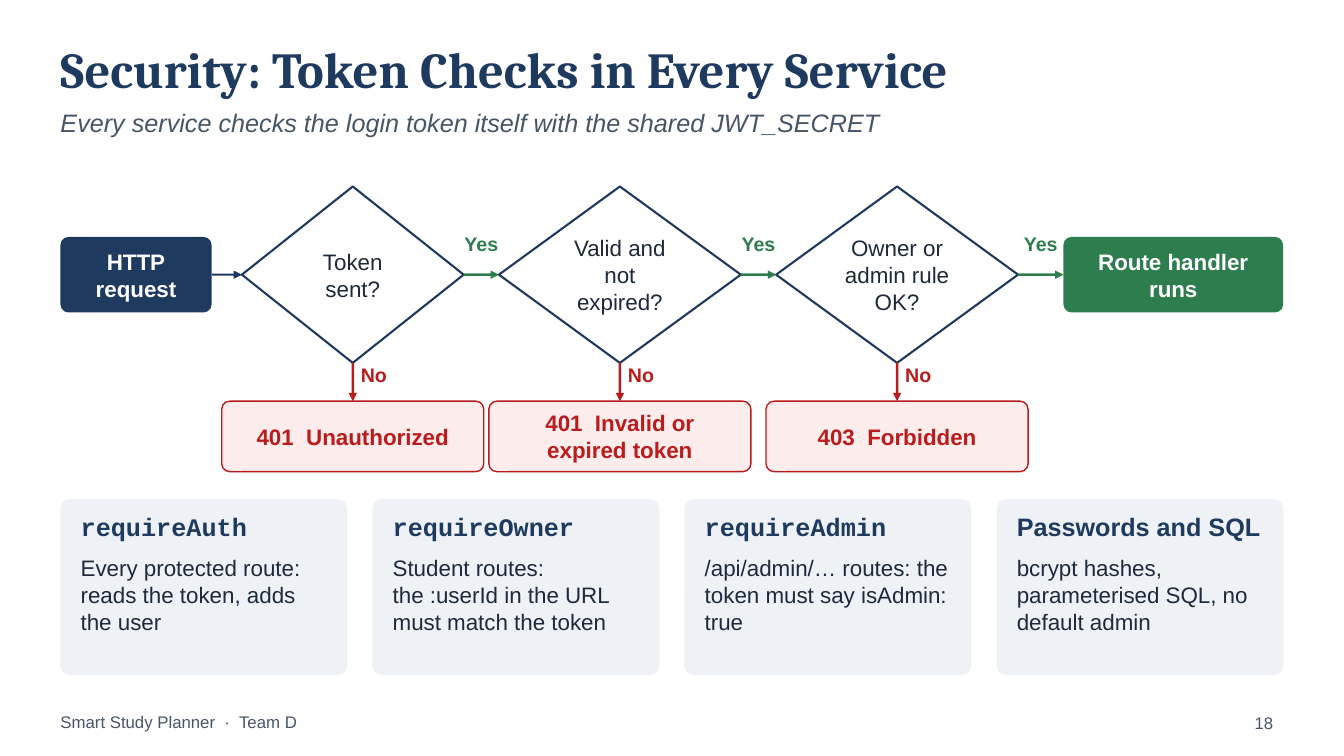
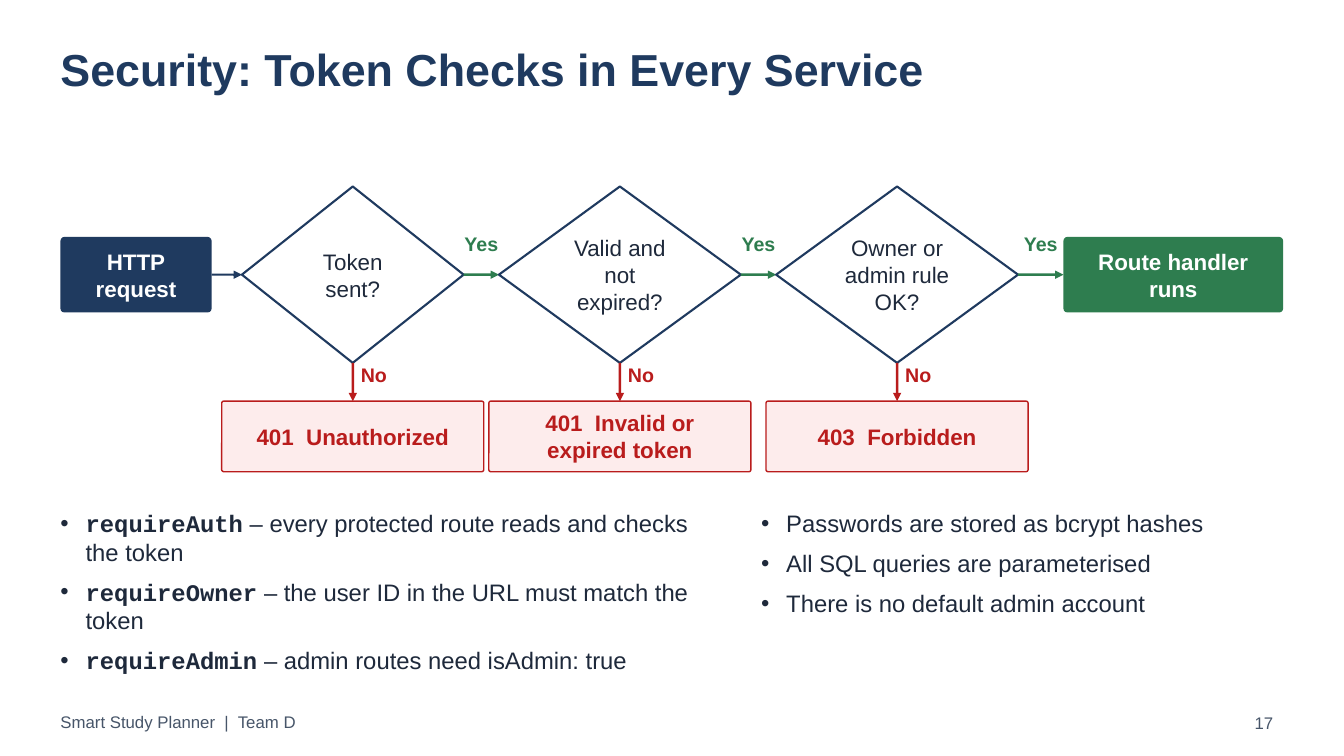
Before and after one commit to Anishpandey00/ssp-web, a slide deck: slide 17 of docs/presentations/SSP_Final_Presentation.pptx (slide 18 before the commit). Drawn at 1344x756 pixels with LibreOffice and Linux fonts; fonts in the diff are those of the drawing. Boxes give left, top, right and bottom in pixels: in the first picture for what was removed or moved away, otherwise in the second. Text is boxed around its words. In the diff, an @@ line names an element or a change of style, - is before the commit and + after.

```diff
--- a/docs/presentations/SSP_Final_Presentation.pptx
+++ b/docs/presentations/SSP_Final_Presentation.pptx
@@ title "Security: Token Checks in Every ..." at bbox=[60, 53, 923, 95]: size 36 to 32 pt, font Cambria to Arial @@
@@ text removed at bbox=[60, 113, 879, 137] @@
-Every service checks the login token itself with the shared JWT_SECRET
@@ proportions changed in 5 elements at bbox=[60, 237, 212, 313], bbox=[222, 401, 484, 472], bbox=[489, 401, 751, 472], bbox=[766, 401, 1028, 472], bbox=[1064, 237, 1284, 313] @@
@@ rounded rectangle removed at bbox=[60, 499, 348, 676] @@
@@ rounded rectangle removed at bbox=[373, 499, 660, 676] @@
@@ rounded rectangle removed at bbox=[685, 499, 972, 676] @@
@@ rounded rectangle removed at bbox=[997, 499, 1285, 676] @@
@@ text removed at bbox=[81, 517, 247, 542] @@
-requireAuth
@@ text added at bbox=[86, 514, 688, 674], 17 pt, text #1E293B @@
+• requireAuth – every protected route reads and checks the token
+• requireOwner – the user ID in the URL must match the token
+• requireAdmin – admin routes need isAdmin: true
@@ text removed at bbox=[393, 517, 574, 542] @@
-requireOwner
@@ text removed at bbox=[705, 517, 886, 542] @@
-requireAdmin
@@ text at bbox=[786, 514, 1203, 613]: text changed; size 16 to 17 pt @@
-bcrypt hashes, parameterised SQL, no default admin
+• Passwords are stored as bcrypt hashes
+• All SQL queries are parameterised
+• There is no default admin account
@@ text removed at bbox=[1017, 517, 1260, 541] @@
-Passwords and SQL
@@ text removed at bbox=[81, 559, 300, 631] @@
-Every protected route: reads the token, adds the user
@@ text removed at bbox=[393, 559, 610, 631] @@
-Student routes: the :userId in the URL must match the token
@@ text removed at bbox=[705, 559, 948, 631] @@
-/api/admin/… routes: the token must say isAdmin: true
@@ text at bbox=[60, 716, 296, 732]: text changed @@
-Smart Study Planner · Team D
+Smart Study Planner | Team D
@@ page number at bbox=[1255, 717, 1274, 729]: text changed @@
-18
+17
```
Also in this commit, not shown: 27 other slides changed, 3 slides added, 2 slides removed.
